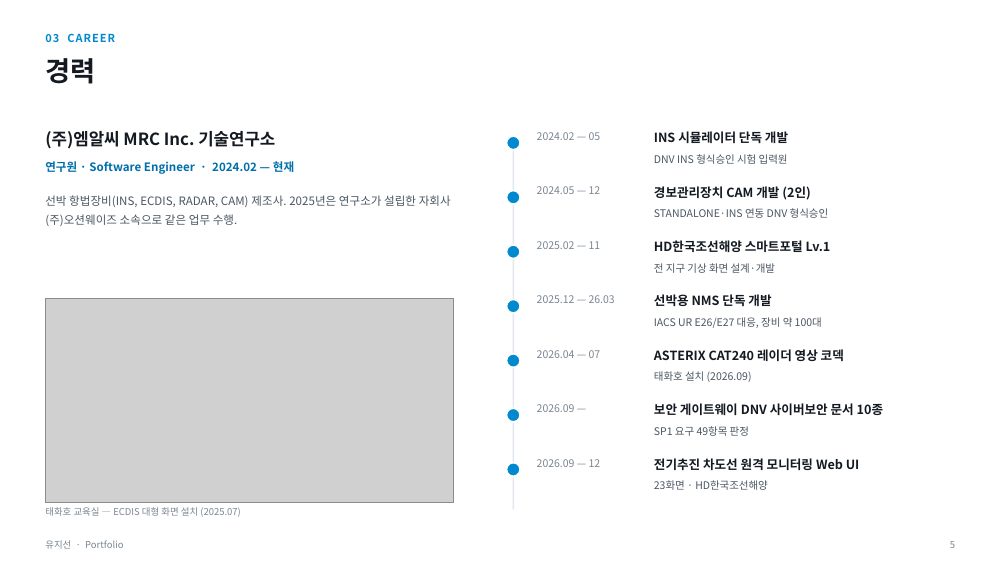
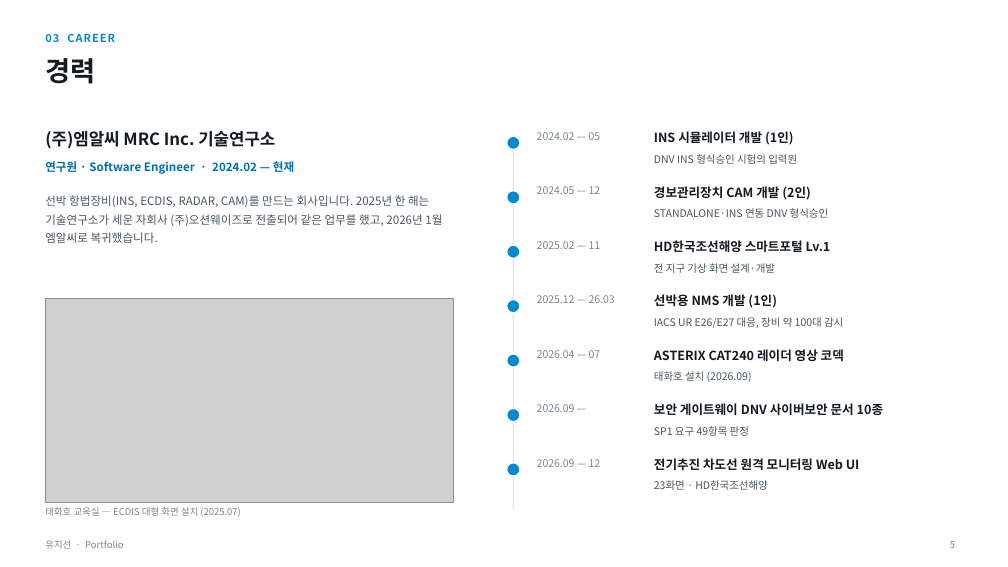
Before and after one commit to maintains00/portfolio, a slide deck: slide 5 of docs/포트폴리오_유지선.pptx. Drawn at 1008x567 pixels with LibreOffice and Linux fonts; fonts in the diff are those of the drawing; grey boxes stand for pictures. Boxes give left, top, right and bottom in pixels: in the first picture for what was removed or moved away, otherwise in the second. Text is boxed around its words. In the diff, an @@ line names an element or a change of style, - is before the commit and + after.

Commit message:
v5: 문장 전체 다듬기, 접점·연락처·정리 섹션 제거, 전출·복귀 표기

```diff
--- a/docs/포트폴리오_유지선.pptx
+++ b/docs/포트폴리오_유지선.pptx
@@ text at (654,131,794,145): text changed @@
-INS 시뮬레이터 단독 개발
+INS 시뮬레이터 개발 (1인)
@@ text at (654,154,797,164): text changed @@
-DNV INS 형식승인 시험 입력원
+DNV INS 형식승인 시험의 입력원
@@ text at (45,195,442,243): text changed @@
-선박 항법장비(INS, ECDIS, RADAR, CAM) 제조사. 2025년은 연구소가 설립한 자회사 (주)오션웨이즈 소속으로 같은 업무 수행.
+선박 항법장비(INS, ECDIS, RADAR, CAM)를 만드는 회사입니다. 2025년 한 해는 기술연구소가 세운 자회사 (주)오션웨이즈로 전출되어 같은 업무를 했고, 2026년 1월 엠알씨로 복귀했습니다.
@@ text at (654,294,777,308): text changed @@
-선박용 NMS 단독 개발
+선박용 NMS 개발 (1인)
@@ text at (654,317,843,328): text changed @@
-IACS UR E26/E27 대응, 장비 약 100대
+IACS UR E26/E27 대응, 장비 약 100대 감시
```
Also in this commit, not shown: 18 other slides changed, 1 slide removed, 6 other files.
